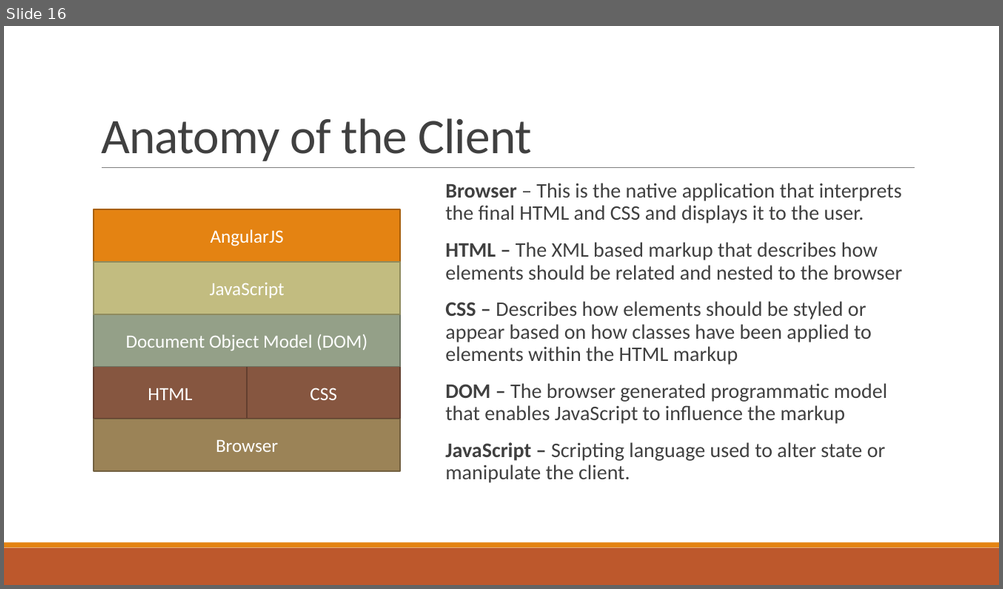
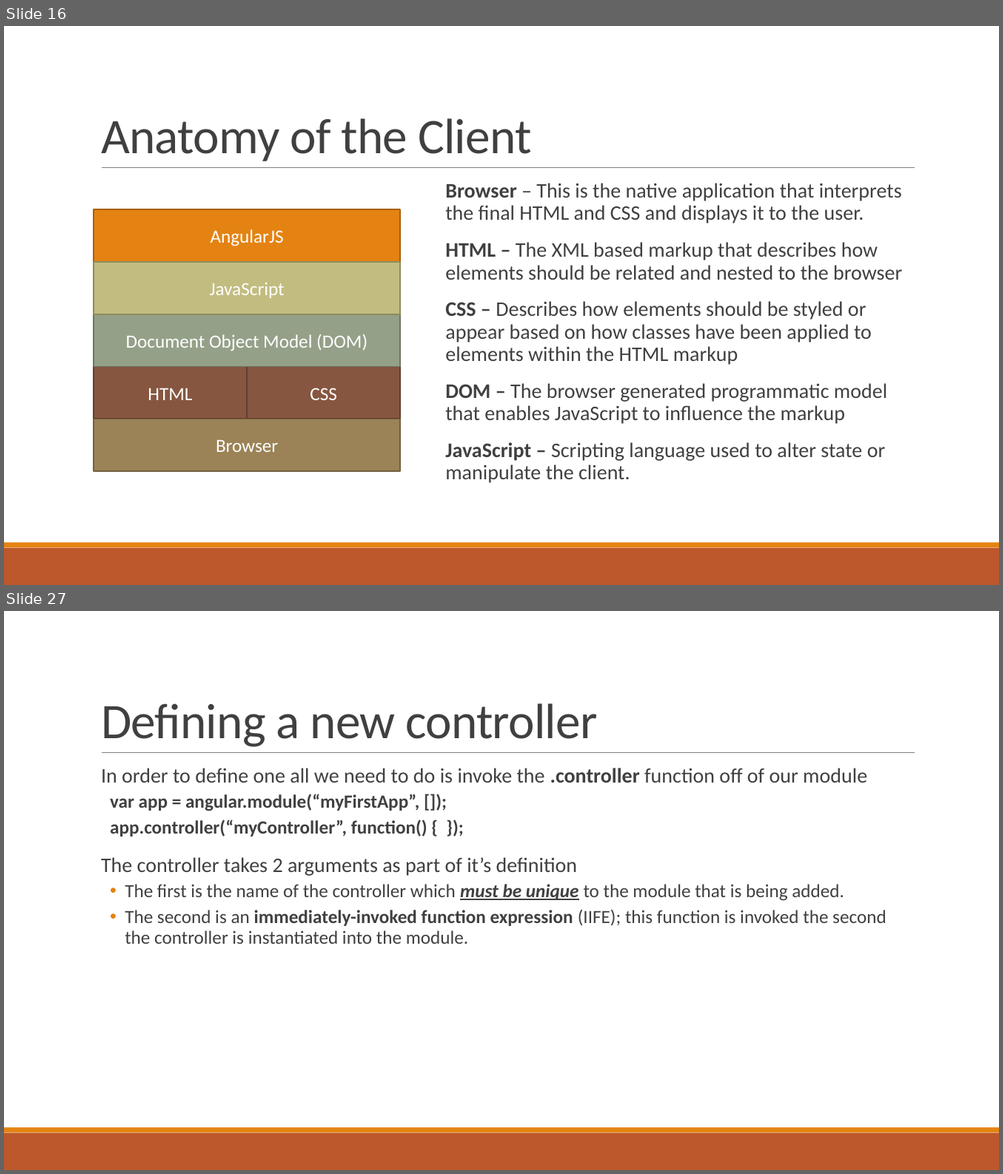
Before and after one commit to sbechtold/angularjs, a slide deck: materials/AngularJS.pptx. Shown one above the other, each under a label of ours: slide 16 before the commit, slides 16 and 27 after it; the slides between them are not shown. The pictures are 1003x589 and 1003x1174 pixels, drawn with LibreOffice and Linux fonts; fonts in the diff are those of the drawing. Boxes give left, top, right and bottom in pixels: in the first picture for what was removed or moved away, otherwise in the second. Text is boxed around its words. In the diff, an @@ line names an element or a change of style, - is before the commit and + after.

```diff
--- a/materials/AngularJS.pptx
+++ b/materials/AngularJS.pptx
@@ slide 27 added at box(4, 611, 999, 1170), background #FFFFFF; not listed: 3 template elements that a slide beside it also shows @@
@@ title added at box(101, 703, 597, 747), 48 pt, text #404040 @@
+Defining a new controller
@@ text added at box(101, 768, 886, 944), 18 pt, text #404040 @@
+  In order to define one all we need to do is invoke the .controller function off of our module
+  var app = angular.module(“myFirstApp”, []);
+  app.controller(“myController”, function() { });
+  The controller takes 2 arguments as part of it’s definition
+  • The first is the name of the controller which must be unique to the module that is being added.
+  • The second is an immediately-invoked function expression (IIFE); this function is invoked the second the controller is instantiated into the module.
```
Also in this commit, not shown: 13 slides changed, 41 other slides added, 43 other files.
